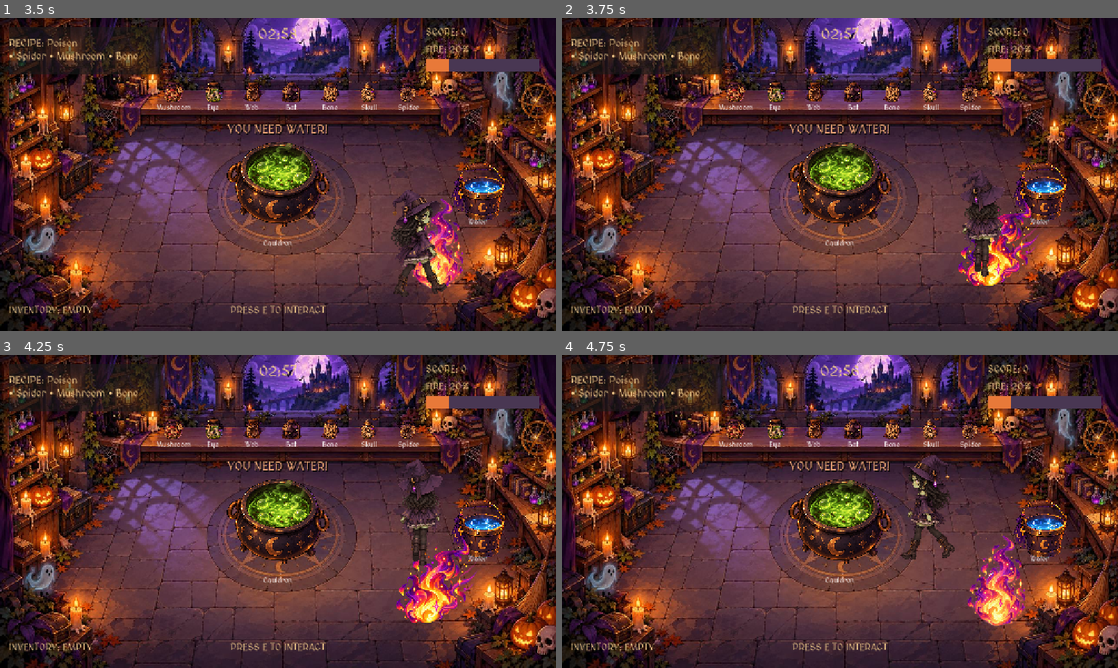
Above: before the commit, frames 1-4 (two rows, left to right).
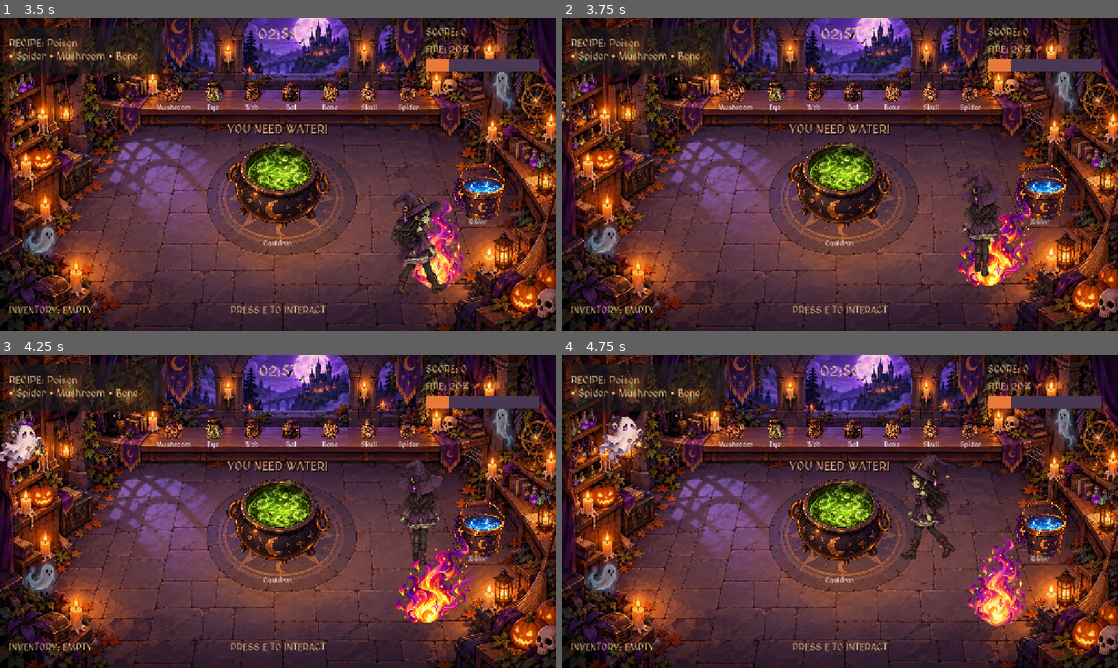
Above: after the commit, the same moments.

Repository: ryadoviy/HellsShift
Game: Godot game, scene res://main.tscn
Two runs of this game, one before a commit and one after it. Both use one fixed random seed, a clock stepped at 60 frames per second and the inputs below.
Inputs (mouse positions are in pixels of both pictures, inside the frame that each line leads up to):
- Up to frame 1 (3.5 s): click "PLAY" at 0.5 s; tap E (interact) at 1.25, 2, 2.1, 2.75 s; move the mouse to (400, 158) at 1.27 s; hold D (move_right) 1.28-2.03 s; hold Q (drop_item) 1.28-2.03 s; click (400, 158) at 1.42 s; move the mouse to (166, 190) at 2.02 s; hold S (move_down) 2.03-2.78 s; move the mouse to (333, 105) at 2.77 s; hold D (move_right) from 2.78 s (still down); tap H at 2.85 s
- Up to frame 2 (3.75 s): tap E (interact) at 3.5 s; move the mouse to (812, 237) at 3.52 s; release D (move_right) at 3.53 s; hold W (move_up) from 3.53 s (still down); tap Q (drop_item) at 3.6 s; click (812, 237) at 3.67 s
- Up to frame 3 (4.25 s): keep holding W (move_up)
- Up to frame 4 (4.75 s): tap E (interact) at 4.25 s; move the mouse to (1006, 558) at 4.27 s; release W (move_up) at 4.28 s; hold A (move_left) from 4.28 s (still down); hold E (interact) from 4.28 s (still down)

Frame 1 is identical in both runs. In frame 2, less than 0.1% of the frame differs, in the area x 0-2%, y 26-34%; in frame 3, 0.7%, in the area x 0-9%, y 21-38%; in frame 4, 0.7%.

Commit message:
Show ghosts shortly after round start
Co-authored-by: Copilot <223556219+Copilot@users.noreply.github.com>

Diff:
--- a/ghost_system.gd
+++ b/ghost_system.gd
@@ -28,6 +28,7 @@
 func setup(gameplay_objects: Node2D) -> void:
 	objects = gameplay_objects
 	z_index = 6
+	visible = true
 
 	if ghost_animations.is_empty():
 		_load_ghost_animations()
@@ -87,7 +88,7 @@
 		_remove_ghost_sprite(ghost)
 
 	ghosts.clear()
-	spawn_time_left = minf(8.0, spawn_interval)
+	spawn_time_left = minf(3.0, spawn_interval)
 	animation_time = 0.0
 	queue_redraw()
 
